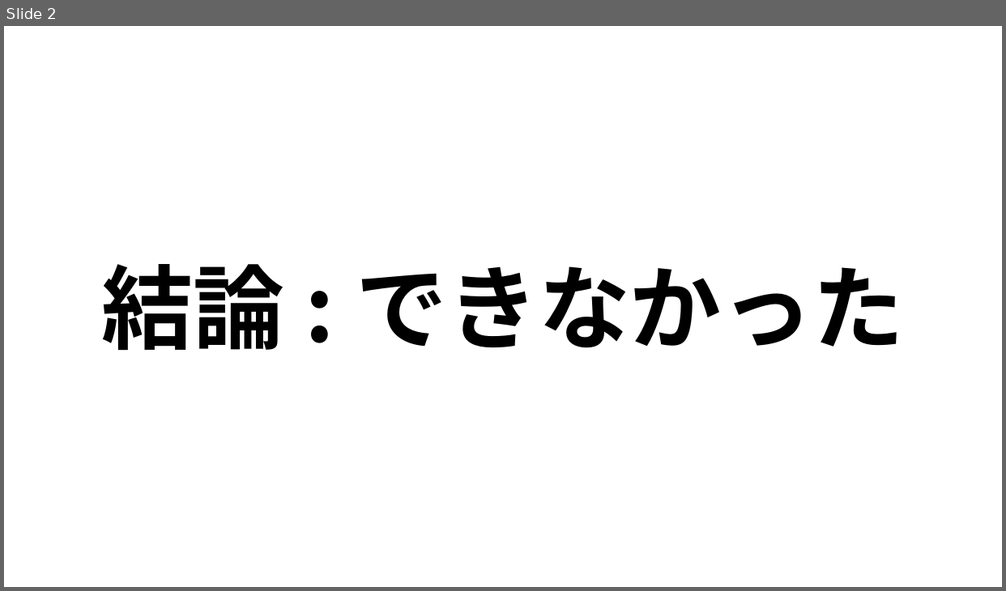
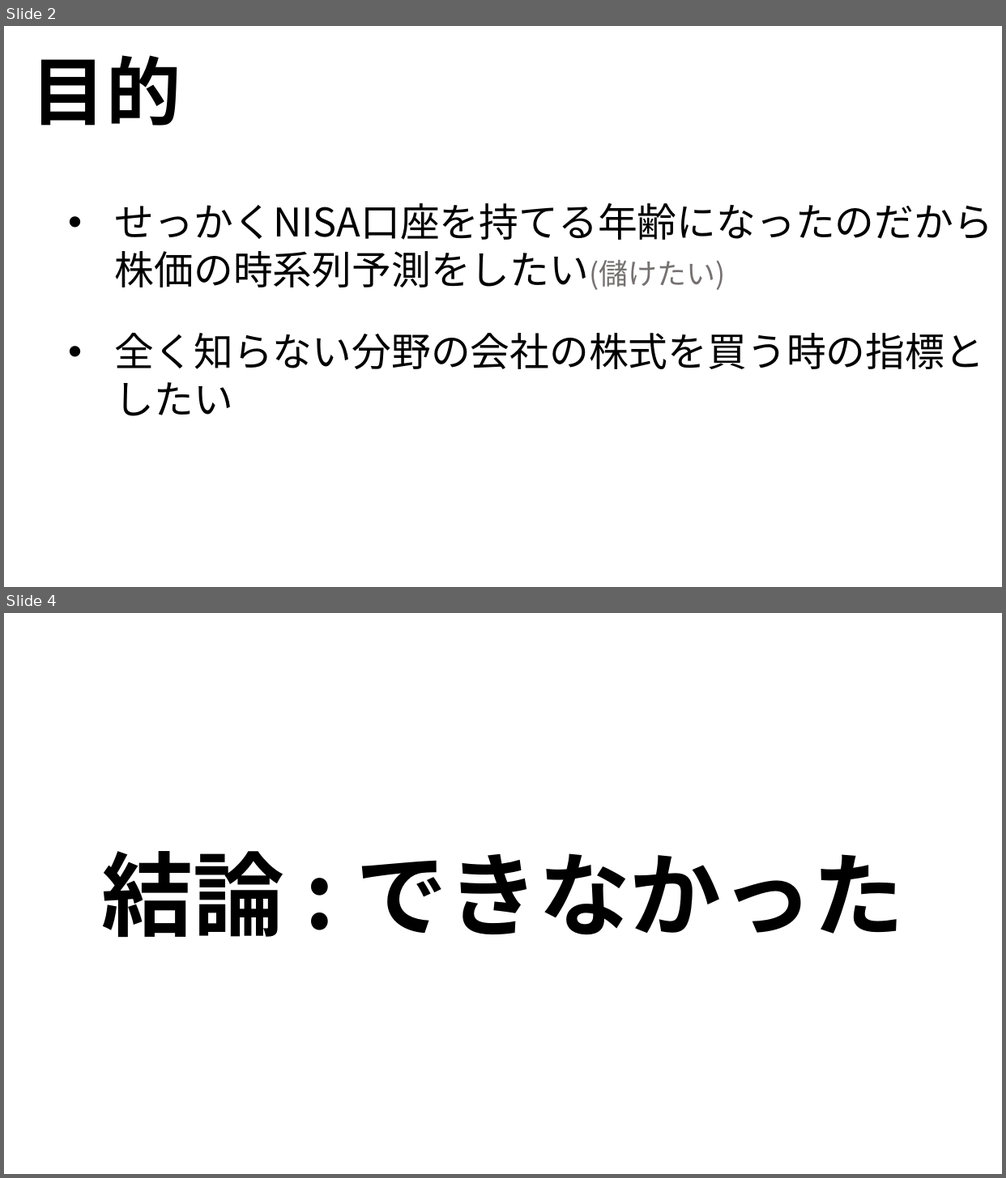
Before and after one commit to ryoww/PBL_stock, a slide deck: 最終報告.pptx. Shown one above the other, each under a label of ours: slide 2 before the commit, slides 2 and 4 after it; the slides between them are not shown. The pictures are 1006x591 and 1006x1178 pixels, drawn with LibreOffice and Linux fonts; fonts in the diff are those of the drawing. Boxes give left, top, right and bottom in pixels: in the first picture for what was removed or moved away, otherwise in the second. Text is boxed around its words. In the diff, an @@ line names an element or a change of style, - is before the commit and + after.

```diff
--- a/最終報告.pptx
+++ b/最終報告.pptx
@@ slide 2 added at (4, 26, 1002, 587), background #FFFFFF @@
@@ text added at (32, 55, 181, 126), 72 pt, text #000000, bold @@
+目的
@@ text added at (115, 203, 993, 416), 38 pt, text #000000 @@
+• せっかくNISA口座を持てる年齢になったのだから株価の時系列予測をしたい(儲けたい)
+• 全く知らない分野の会社の株式を買う時の指標としたい
@@ what was slide 2 is now slide 4 @@
```
Also in this commit, not shown: 3 other slides added, 1 slide removed, 2 other files.
